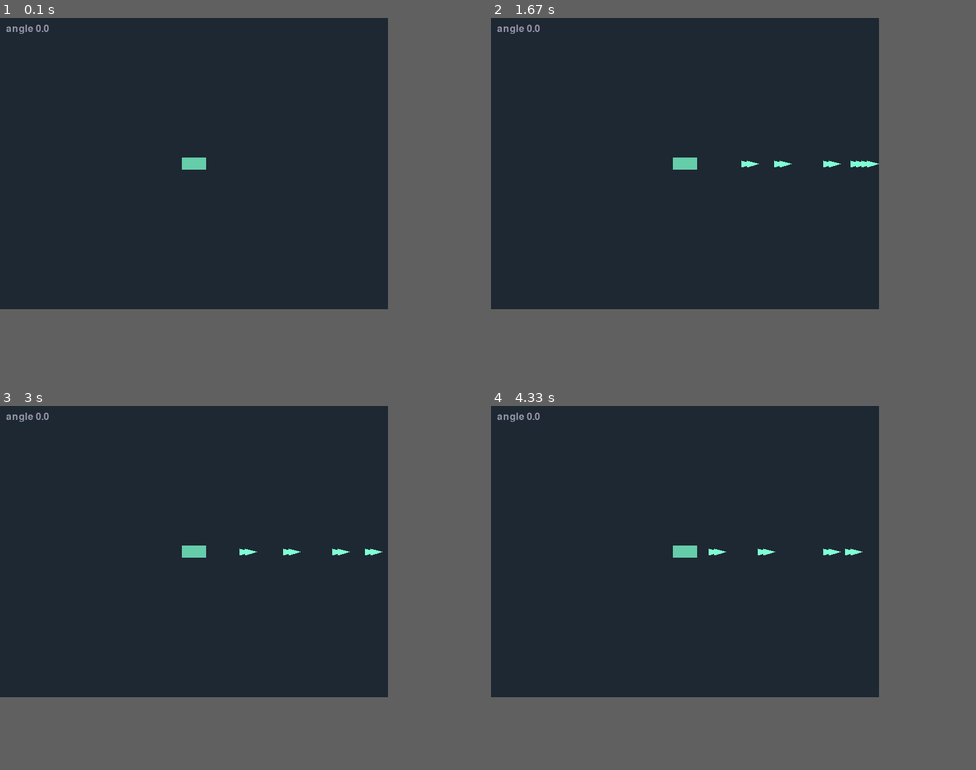
Above: before the commit, frames 1-4 (two rows, left to right).
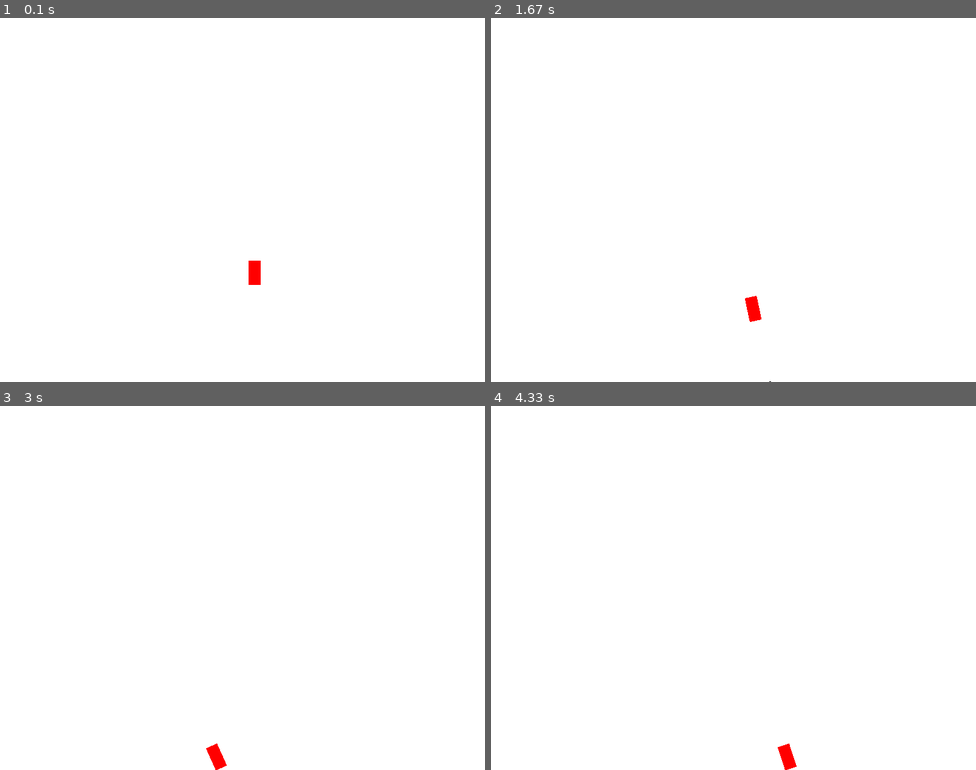
Above: after the commit, the same moments.

Repository: casol/pygame
Game: pygame game, started from gravity.py
The game is run twice, just before and just after one commit, with the same random seed, the same clock (stepped at 60 frames per second) and the same inputs.
Inputs:
- Up to frame 1 (0.1 s): no input
- Up to frame 2 (1.67 s): hold Space 0.33-0.8 s; hold Right 0.33-0.8 s; hold Right 0.83-1.3 s; tap Space at 0.9, 1.2, 1.4 s; hold Up 1.33-1.63 s
- Up to frame 3 (3 s): hold Right 1.67-2.13 s; tap Space at 1.73, 2.03, 2.23, 2.53, 2.8 s; hold Left 2.17-2.7 s; hold Down from 2.73 s (still down)
- Up to frame 4 (4.33 s): release Down at 3.03 s; hold Left 3.07-3.47 s; tap Space at 3.13, 3.43, 3.57, 3.97, 4.27 s; hold Up 3.5-3.87 s; hold Right from 3.9 s (still down)
In our replay, the window is 640x480 before the commit and 800x600 after it. These sizes can differ from the game's own. Grey fills any space a smaller window leaves; there, only what the larger window draws over its background counts as a difference.

The runs differ from the first frame. In frame 1, 64% of the frame differs, in the area x 0-80%, y 0-80%; in frame 2, 64%; in frame 3, 64%; in frame 4, 64%, in the area x 0-80%, y 0-100%.

Commit message:
Now I'm wasting too much time

Diff:
--- a/gravity.py
+++ b/gravity.py
@@ -1,82 +1,120 @@
-import pygame as pg
+import math
+import pygame
 from pygame.math import Vector2
 
 
-pg.init()
-screen = pg.display.set_mode((640, 480))
-screen_rect = screen.get_rect()
+SCREEN_WIDTH = 800
+SCREEN_HEIGHT = 600
 
-FONT = pg.font.Font(None, 24)
-BULLET_IMAGE = pg.Surface((20, 11), pg.SRCALPHA)
-pg.draw.polygon(BULLET_IMAGE, pg.Color('aquamarine1'),
-                [(0, 0), (20, 5), (0, 11)])
+BLACK = (0, 0, 0)
+WHITE = (255, 255, 255)
+RED = (255, 0, 0)
 
 
-class Bullet(pg.sprite.Sprite):
+class Player(pygame.sprite.Sprite):
 
-    def __init__(self, pos, angle):
-        super().__init__()
-        self.image = pg.transform.rotate(BULLET_IMAGE, -angle)
+    def __init__(self, pos=(420, 420)):
+        super(Player, self).__init__()
+        self.image = pygame.Surface([20, 40], pygame.SRCALPHA)
+        self.image.fill(RED)
+        self.original_image = self.image
         self.rect = self.image.get_rect(center=pos)
-        # To apply an offset to the start position,
-        # create another vector and rotate it as well.
-        offset = Vector2(40, 0).rotate(angle)
-        # Then add the offset vector to the position vector.
-        self.pos = Vector2(pos) + offset  # Center of the sprite.
-        # Rotate the direction vector (1, 0) by the angle.
-        # Multiply by desired speed.
-        self.velocity = Vector2(1, 0).rotate(angle) * 9
+        self.position = Vector2(pos)
+        # The vector points upwards.
+        self.direction = Vector2(0, -1)
+        self.speed = 0
+        self.angle_speed = 0
+        self.angle = 0
 
     def update(self):
-        self.pos += self.velocity  # Add velocity to pos to move the sprite.
-        self.rect.center = self.pos  # Update rect coords.
+        if self.angle_speed != 0:
+            # Rotate the direction vector and then the image
+            self.direction.rotate_ip(self.angle_speed)
+            self.angle += self.angle_speed
+            self.image = pygame.transform.rotate(self.original_image, -self.angle)
+            self.rect = self.image.get_rect(midtop=self.rect.midtop)
+        # Update the position vector and the rect.
+        self.position += self.direction * self.speed
+        self.rect.center = self.position
 
-        if not screen_rect.contains(self.rect):
+
+class Bullet(pygame.sprite.Sprite):
+    """ This class represents the bullet. """
+
+    def __init__(self, pos, direction, angle):
+        """Take the pos, direction and angle of the player."""
+        super(Bullet, self).__init__()
+        self.image = pygame.Surface([4, 10], pygame.SRCALPHA)
+        self.image.fill(BLACK)
+        # Rotate the image by the player.angle (negative since y-axis is flipped).
+        self.image = pygame.transform.rotozoom(self.image, -angle, 1)
+        # Pass the center of the player as the center of the bullet.rect.
+        self.rect = self.image.get_rect(center=pos)
+        self.position = Vector2(pos)  # The position vector.
+        self.velocity = direction * 11  # Multiply by desired speed.
+
+    def update(self):
+        """Move the bullet."""
+        self.position += self.velocity  # Update the position vector.
+        self.rect.center = self.position  # And the rect.
+
+        if self.rect.x < 0 or self.rect.x > SCREEN_WIDTH or self.rect.y < 0 or self.rect.y > SCREEN_HEIGHT:
             self.kill()
 
 
 def main():
-    clock = pg.time.Clock()
-    cannon_img = pg.Surface((40, 20), pg.SRCALPHA)
-    cannon_img.fill(pg.Color('aquamarine3'))
-    cannon = cannon_img.get_rect(center=(320, 240))
-    angle = 0
-    bullet_group = pg.sprite.Group()  # Add bullets to this group.
+    pygame.init()
+    pygame.key.set_repeat(500,30)
 
-    while True:
-        for event in pg.event.get():
-            if event.type == pg.QUIT:
-                return
-            elif event.type == pg.MOUSEBUTTONDOWN:
-                # Left button fires a bullet from center with
-                # current angle. Add the bullet to the bullet_group.
-                if event.button == 1:
-                    bullet_group.add(Bullet(cannon.center, angle))
+    screen = pygame.display.set_mode([SCREEN_WIDTH, SCREEN_HEIGHT])
+    screen_rect = screen.get_rect()
 
-        keys = pg.key.get_pressed()
-        if keys[pg.K_a]:
-            angle -= 3
-        elif keys[pg.K_d]:
-            angle += 3
-        if keys[pg.K_SPACE]:
-            bullet_group.add(Bullet(cannon.center, angle))
+    all_sprites_list = pygame.sprite.Group()
+    bullet_group = pygame.sprite.Group()  # "group" not "list".
 
-        # Rotate the cannon image.
-        rotated_cannon_img = pg.transform.rotate(cannon_img, -angle)
-        cannon = rotated_cannon_img.get_rect(center=cannon.center)
+    player = Player()
+    all_sprites_list.add(player)
 
-        bullet_group.update()
+    MAXSPEED = 15
+    MINSPEED = -5
 
-        # Draw
-        screen.fill((30, 40, 50))
-        screen.blit(rotated_cannon_img, cannon)
-        bullet_group.draw(screen)
-        txt = FONT.render('angle {:.1f}'.format(angle), True, (150, 150, 170))
-        screen.blit(txt, (10, 10))
-        pg.display.update()
+    clock = pygame.time.Clock()
 
-        clock.tick(30)
+    done = False
+    while not done:
+        clock.tick(60)
+
+        for event in pygame.event.get():
+            if event.type == pygame.QUIT:
+                done = True
+            elif event.type == pygame.KEYDOWN:
+                if event.key == pygame.K_UP and player.speed > MINSPEED:
+                    player.speed += 3
+                if event.key == pygame.K_DOWN and player.speed < MAXSPEED:
+                    player.speed -= 3
+                if event.key == pygame.K_LEFT:
+                    player.angle_speed = -3
+                if event.key == pygame.K_RIGHT:
+                    player.angle_speed = 3
+                if event.key == pygame.K_SPACE:
+                    # Just pass the rect.center, direction vector and angle.
+                    bullet = Bullet(
+                        player.rect.center, player.direction, player.angle)
+                    all_sprites_list.add(bullet)
+                    bullet_group.add(bullet)
+            elif event.type == pygame.KEYUP:
+                if event.key == pygame.K_LEFT:
+                    player.angle_speed = 0
+                elif event.key == pygame.K_RIGHT:
+                    player.angle_speed = 0
+
+        all_sprites_list.update()
+        player.rect.clamp_ip(screen_rect)
+
+        screen.fill(WHITE)
+        all_sprites_list.draw(screen)
+        pygame.display.flip()
 
 if __name__ == '__main__':
     main()
-    pg.quit()
+    pygame.quit()
--- a/move&rotate_ship.py
+++ b/move&rotate_ship.py
@@ -5,14 +5,13 @@
 
 class Player(pg.sprite.Sprite):
 
-    def __init__(self):
+    def __init__(self, pos=(420, 420)):
         super(Player, self).__init__()
         self.image = pg.Surface((70, 50), pg.SRCALPHA)
         pg.draw.polygon(self.image, (50, 120, 180), ((0, 0), (0, 50), (70, 25)))
         self.original_image = self.image
-        self.pos = Vector2(800 / 2, 600 / 2)
-        self.rect = self.image.get_rect(center=self.pos)
-        self.position = Vector2(self.pos)
+        self.rect = self.image.get_rect(center=pos)
+        self.position = Vector2(pos)
         self.direction = Vector2(1, 0)  # A unit vector pointing rightward.
         self.speed = 0
         self.angle_speed = 0
@@ -25,13 +24,15 @@
             self.angle += self.angle_speed
             self.image = pg.transform.rotate(self.original_image, -self.angle)
             self.rect = self.image.get_rect(center=self.rect.center)
-
+        # Update the position vector and the rect.
+        self.position += self.direction * self.speed
+        self.rect.center = self.position
 
 
 def main():
     pg.init()
     screen = pg.display.set_mode((1280, 720))
-    player = Player()
+    player = Player((420, 420))
     playersprite = pg.sprite.RenderPlain((player))
 
     clock = pg.time.Clock()
@@ -44,12 +45,11 @@
             elif event.type == pg.KEYDOWN:
                 if event.key == pg.K_UP:
                     player.speed += 1
-                elif event.key == pg.K_DOWN:
-                    player.speed -= 1
                 elif event.key == pg.K_LEFT:
                     player.angle_speed = -4
                 elif event.key == pg.K_RIGHT:
                     player.angle_speed = 4
+
             elif event.type == pg.KEYUP:
                 if event.key == pg.K_LEFT:
                     player.angle_speed = 0
--- a/vectors_2.py
+++ b/vectors_2.py
@@ -24,6 +24,7 @@
 HEIGHT = 800
 DISPLAY = pygame.display.set_mode((WIDTH, HEIGHT))
 pygame.display.set_caption('VECTOR_2')
+FONT = pygame.font.Font(None, 24)
 
 # RGB colors
 RED = (255, 0, 0)
@@ -34,6 +35,7 @@
 
 MAX_SPEED = 9
 
+
 class Player(pygame.sprite.Sprite):
     def __init__(self):
         pygame.sprite.Sprite.__init__(self)
@@ -41,13 +43,21 @@
         # self.original_image = player_img  # image before rotation
         self.image = pygame.Surface((40, 40))
         self.image.fill(GREEN)
+        self.original_image = self.image
         self.rect = self.image.get_rect()
         self.rect.center = (WIDTH / 2, HEIGHT / 2)
+        # position
         self.pos = vec(WIDTH / 2, HEIGHT / 2)
         # velocity
         self.vel = vec(0, 0)
         # acceleration
         self.acc = vec(0, 0)
+        # heading vector
+        self.heading = vec(0, -1)  # The vector points upwards
+        self.rect.center = self.pos
+
+        self.angle_speed = 0
+        self.angle = 0
 
     def update(self):
         self.acc = vec(0, 0)
@@ -57,30 +67,37 @@
         if keys[K_RIGHT]:
             self.acc.x = 0.2
 
-        keys = pygame.key.get_pressed()
         if keys[K_UP]:
             self.acc.y = -0.2
         if keys[K_DOWN]:
             self.acc.y = 0.2
 
+        #if event.type == pygame.KEYDOWN:
+        if keys[K_a]:
+            self.angle_speed -= .01
+        elif keys[K_d]:
+            self.angle_speed += .01
+        #elif event.type == pygame.KEYUP:
+            #if keys[K_a]:
+                #self.angle_speed = 0
+            #elif keys[K_d]:
+                #self.angle_speed = 0
+
         self.vel += self.acc
+
         # max speed
         if self.vel.length() > MAX_SPEED:
             self.vel.scale_to_length(MAX_SPEED)
-        """
-        if self.vel[1] > 9:
-            self.vel[1] = 9
-        elif self.vel[1] < -9:
-            self.vel[1] = -9
 
-        if self.vel[0] > 9:
-            self.vel[0] = 9
-        elif self.vel[0] < -9:
-            self.vel[0] = -9
-        """
+        if self.angle_speed != 0:
+            # Rotate the direction vector and then the image
+            self.heading.rotate_ip(self.angle_speed)
+            self.angle += self.angle_speed
+            self.image = pygame.transform.rotate(self.original_image, -self.angle)
+            self.rect = self.image.get_rect(center=self.rect.center)
+        # Update the position vector and the rect.
 
         self.pos += self.vel + 0.5 * self.acc
-
         self.rect.center = self.pos
 
     def draw_vectors(self, screen):
@@ -88,9 +105,7 @@
         # vel
         pygame.draw.line(screen, GREEN, self.pos, (self.pos + self.vel * scale), 5)
         # desired
-        #pygame.draw.line(screen, RED, self.pos, (self.pos + self.desired * scale), 5)
-        ## approach radius
-        #pygame.draw.circle(screen, WHITE, pg.mouse.get_pos(), APPROACH_RADIUS, 1)
+        pygame.draw.line(screen, RED, self.pos, (self.pos + self.heading * scale), 5)
 
     def wrap_around_screen(self):
         """Wrap around screen."""
@@ -120,6 +135,10 @@
     all_sprites.update()
     all_sprites.draw(DISPLAY)
     player.draw_vectors(DISPLAY)
+
+    txt = FONT.render('angle {:.1f}'.format(player.angle), True, (150, 150, 170))
+    DISPLAY.blit(txt, (10, 10))
+
     pygame.display.update()
     fps_clock.tick(FPS)
     print(player.vel)
